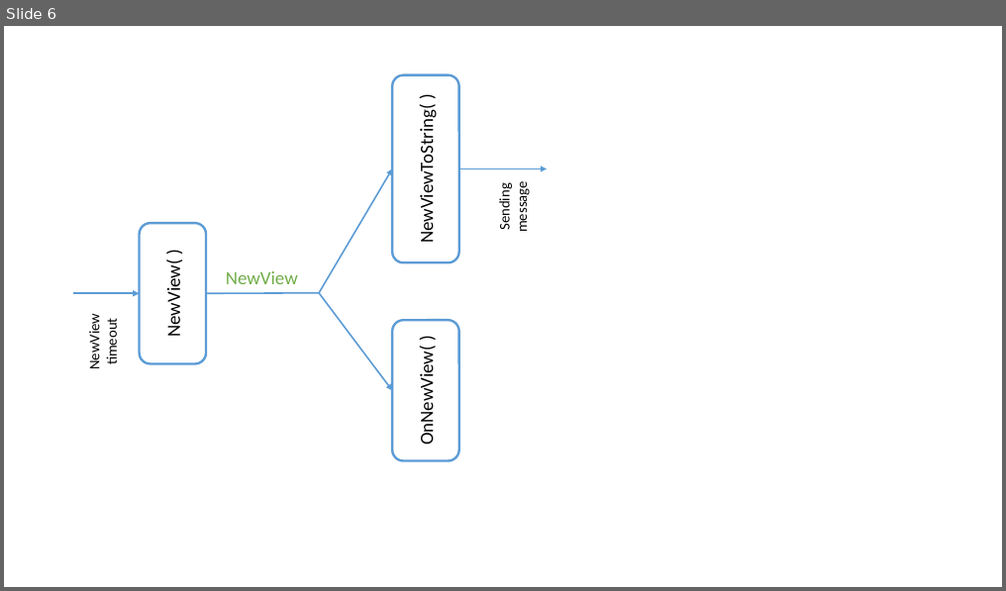
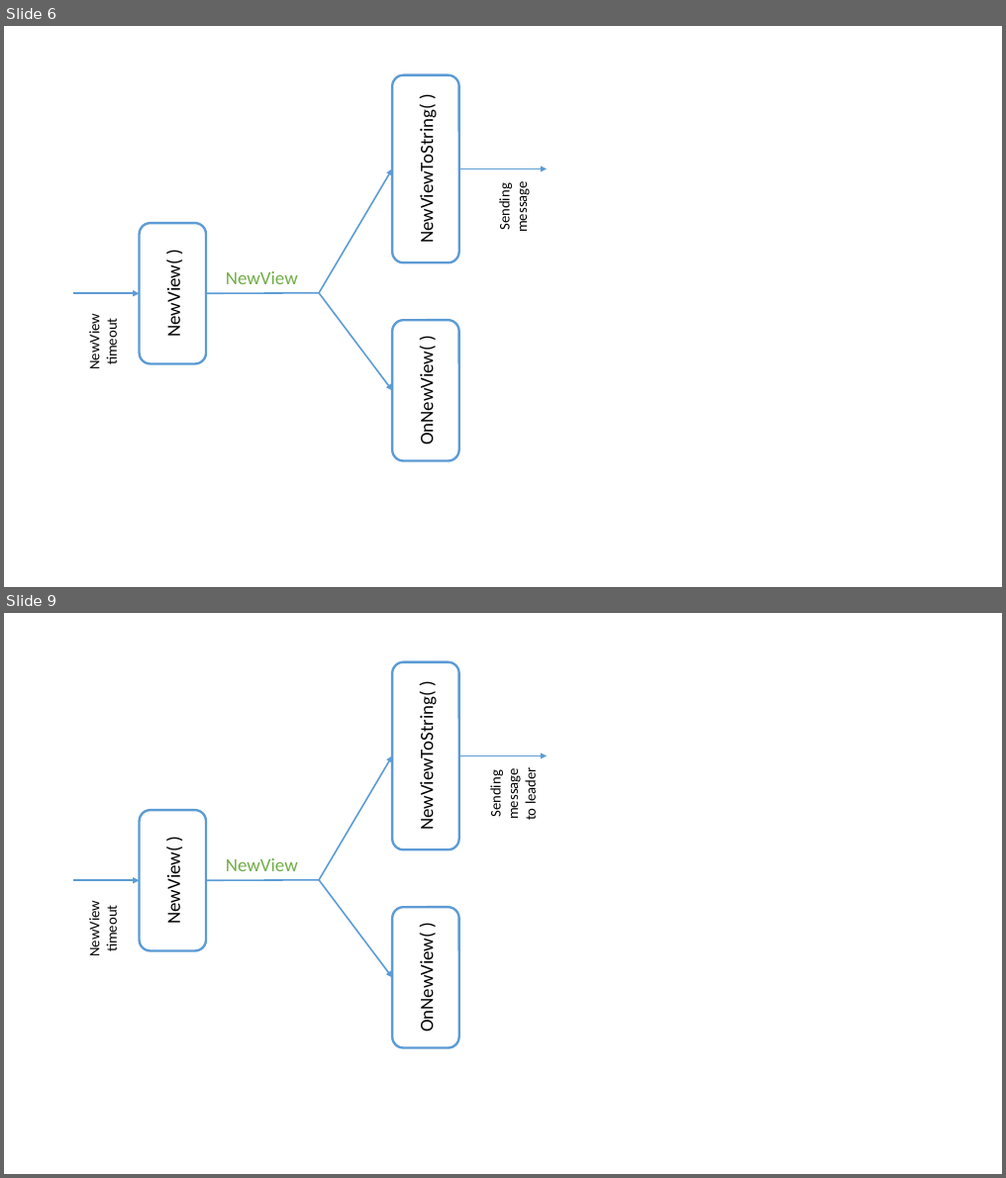
Before and after one commit to sandertungeaspoy/HotstuffWASM, a slide deck: WIP.pptx. Shown one above the other, each under a label of ours: slide 6 before the commit, slides 6 and 9 after it; the slides between them are not shown. The pictures are 1006x591 and 1006x1178 pixels, drawn with LibreOffice and Linux fonts; fonts in the diff are those of the drawing. Boxes give left, top, right and bottom in pixels: in the first picture for what was removed or moved away, otherwise in the second. Text is boxed around its words. In the diff, an @@ line names an element or a change of style, - is before the commit and + after.

```diff
--- a/WIP.pptx
+++ b/WIP.pptx
@@ slide 9 added at (4,613,1002,1174), background #FFFFFF @@
@@ rounded rectangle added at (392,662,459,850), fill #FFFFFF, outline #5B9BD5 2.25 pt, 18 pt, text #000000 @@
+NewViewToString( )
@@ arrow added from (319, 880) to (392, 756), #5B9BD5 1.5 pt @@
@@ arrow added from (459, 756) to (547, 756), #5B9BD5 1.5 pt @@
@@ text added at (487,770,540,820), 14 pt, text #000000 @@
+Sending message
+to leader
@@ rounded rectangle added at (139,810,206,951), fill #FFFFFF, outline #5B9BD5 2.25 pt, 18 pt, text #000000 @@
+NewView( )
@@ text added at (226,859,298,871), 18 pt, text #70AD47 @@
+NewView
@@ arrow added from (73, 881) to (140, 881), #5B9BD5 1.5 pt @@
@@ text added at (85,906,121,956), 14 pt, text #000000 @@
+NewView timeout
@@ line added from (206, 881) to (319, 880), #5B9BD5 1.5 pt @@
@@ arrow added from (319, 880) to (392, 977), #5B9BD5 1.5 pt @@
@@ rounded rectangle added at (392,908,458,1049), fill #FFFFFF, outline #5B9BD5 2.25 pt, 18 pt, text #000000 @@
+OnNewView( )
```
Also in this commit, not shown: 2 other slides added.
